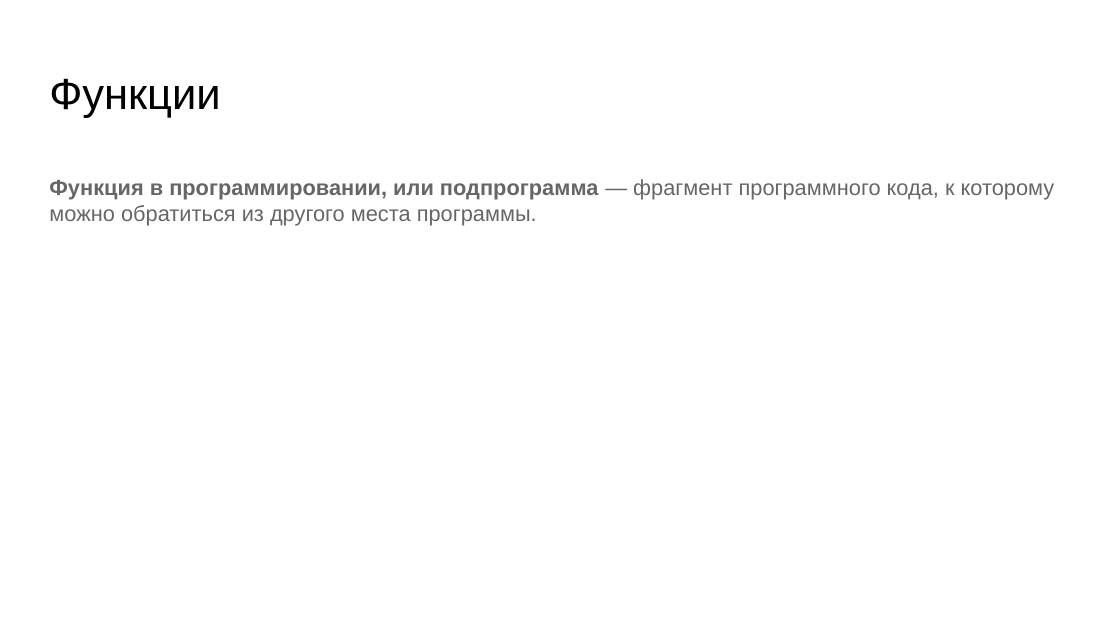
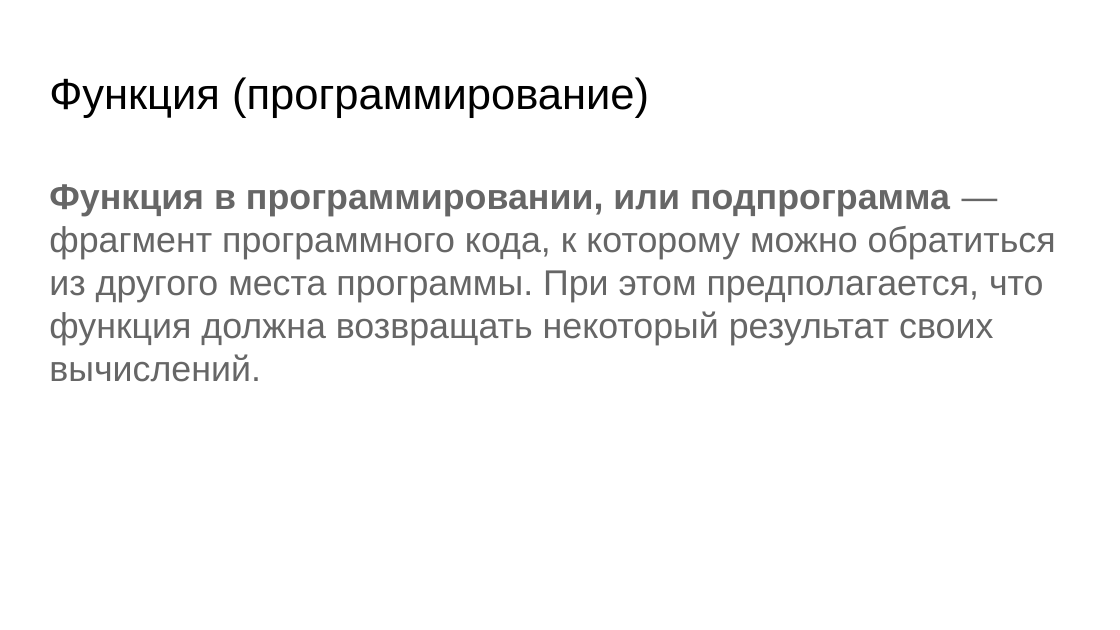
Before and after one commit to skhayrulin/python_course, a slide deck: slide 9 of lecture/Lecture4.pptx (slide 8 before the commit). Drawn at 1120x630 pixels with LibreOffice and Linux fonts; fonts in the diff are those of the drawing. Boxes give left, top, right and bottom in pixels: in the first picture for what was removed or moved away, otherwise in the second. Text is boxed around its words. In the diff, an @@ line names an element or a change of style, - is before the commit and + after.

Commit message:
Upd for lecture 4

```diff
--- a/lecture/Lecture4.pptx
+++ b/lecture/Lecture4.pptx
@@ title at <box>49,77,649,118</box>: text changed @@
-Функции
+Функция (программирование)
@@ text at <box>49,184,1056,382</box>: text changed; size 14 to 23 pt @@
-Функция в программировании, или подпрограмма — фрагмент программного кода, к которому можно обратиться из другого места программы.
+Функция в программировании, или подпрограмма — фрагмент программного кода, к которому можно обратиться из другого места программы. При этом предполагается, что функция должна возвращать некоторый результат своих вычислений.
```
Also in this commit, not shown: 10 other slides changed, 42 slides added, 4 slides removed, 1 other file.
